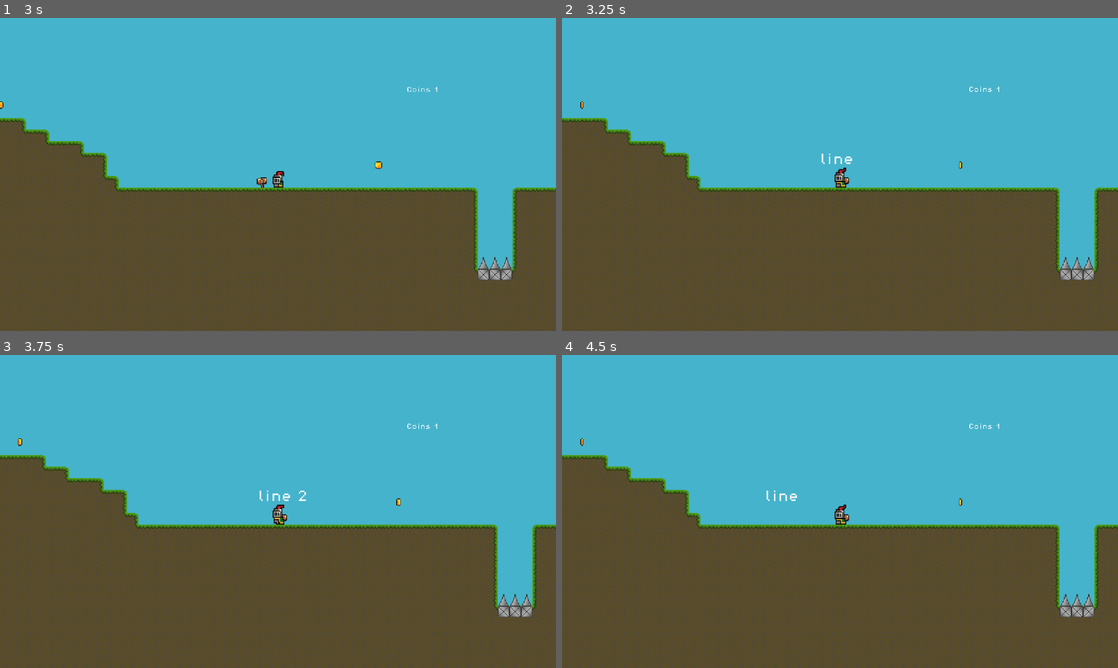
Above: before the commit, frames 1-4 (two rows, left to right).
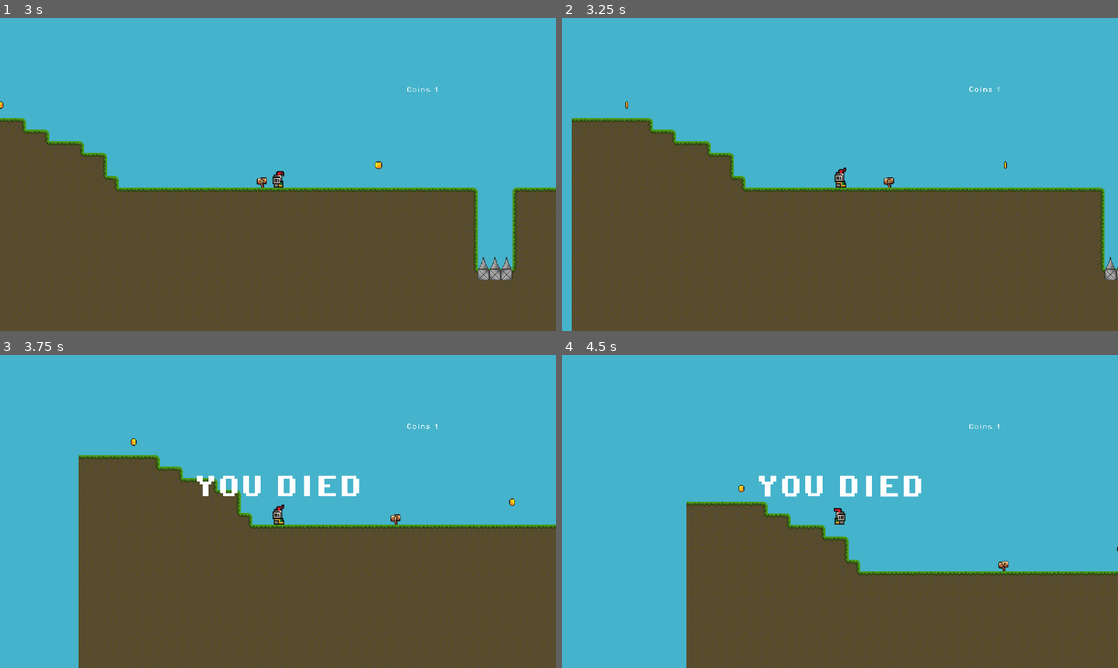
Above: after the commit, the same moments.

Repository: Swankified0/game
Game: Godot game, scene res://scenes/game.tscn
Two runs of this game, one before a commit and one after it. Both use one fixed random seed, a clock stepped at 60 frames per second and the inputs below.
Inputs:
- Up to frame 1 (3 s): hold C (interact) 0.53-1.28 s; hold D (moveRight) 0.53-2.03 s; tap Space (Jump) at 0.77, 1.52 s; tap W (Climb) at 1.35 s; tap C (interact) at 1.55, 2.3 s; hold S (Crouch) 2.03-2.78 s; hold A (moveLeft) from 2.03 s (still down); tap Shift (dash) at 2.85 s
- Up to frame 2 (3.25 s): keep holding A (moveLeft); tap Space (Jump) at 3.02 s; tap C (interact) at 3.05 s
- Up to frame 3 (3.75 s): keep holding A (moveLeft); hold C (interact) from 3.53 s (still down)
- Up to frame 4 (4.5 s): tap Space (Jump) at 3.77 s; release A (moveLeft) at 4.28 s; release C (interact) at 4.28 s; hold D (moveRight) from 4.28 s (still down); tap C (interact) at 4.35 s

Frame 1 is identical in both runs. In frame 2, 7.1% of the frame differs, in the area x 0-100%, y 21-100%; in frame 3, 18%; in frame 4, 25%.

Commit message:
smn

Diff:
--- a/scripts/interaction_manager.gd
+++ b/scripts/interaction_manager.gd
@@ -8,7 +8,7 @@
 const baseText = "[C] to "
 
 var active_areas = []
-var canInteract = true
+var canInteract: bool = true
 
 #Receive Signals
 	#Declare variables
@@ -53,7 +53,6 @@
 	else:
 		label.hide()
 
-
 func _sort_by_distance_to_player(area1, area2):
 	var area1_to_player = player.global_position.distance_to(area1.global_position)
 	var area2_to_player = player.global_position.distance_to(area2.global_position)
@@ -61,7 +60,7 @@
 	return area1_to_player < area2_to_player
 
 func _input(event):
-	if event.is_action_pressed("interact") and canInteract:
+	if event.is_action_pressed("interact") and canInteract and isGrounded and not isMoving:
 		if active_areas.size() > 0:
 			print(".")
 			canInteract = false
